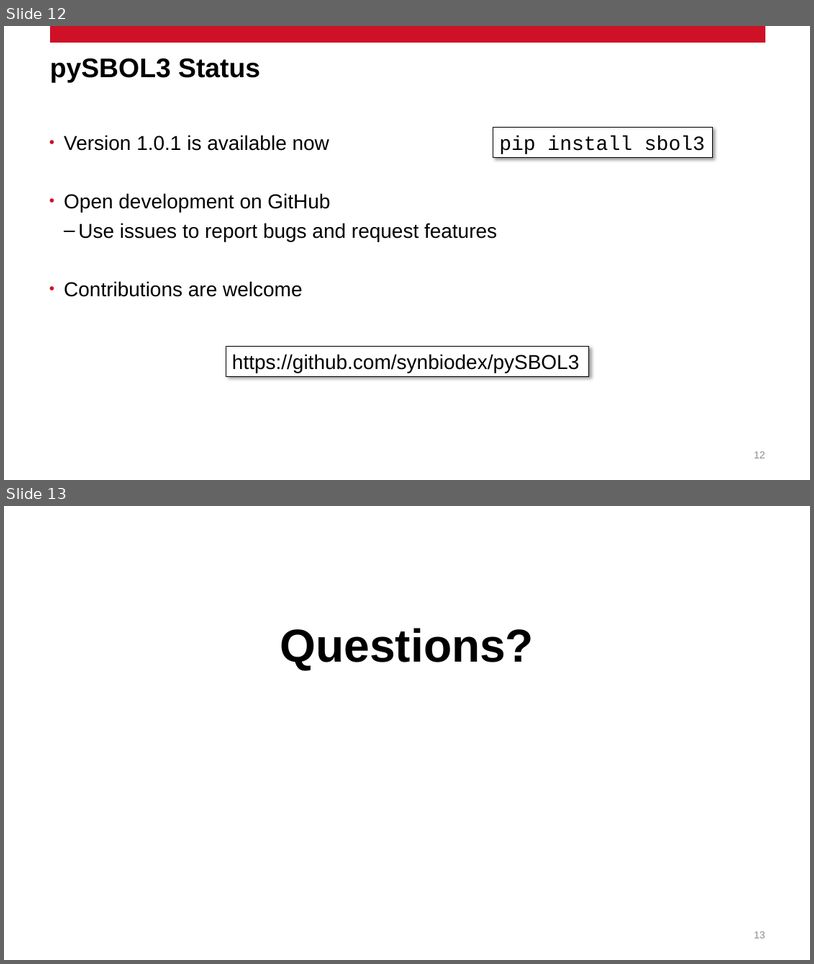
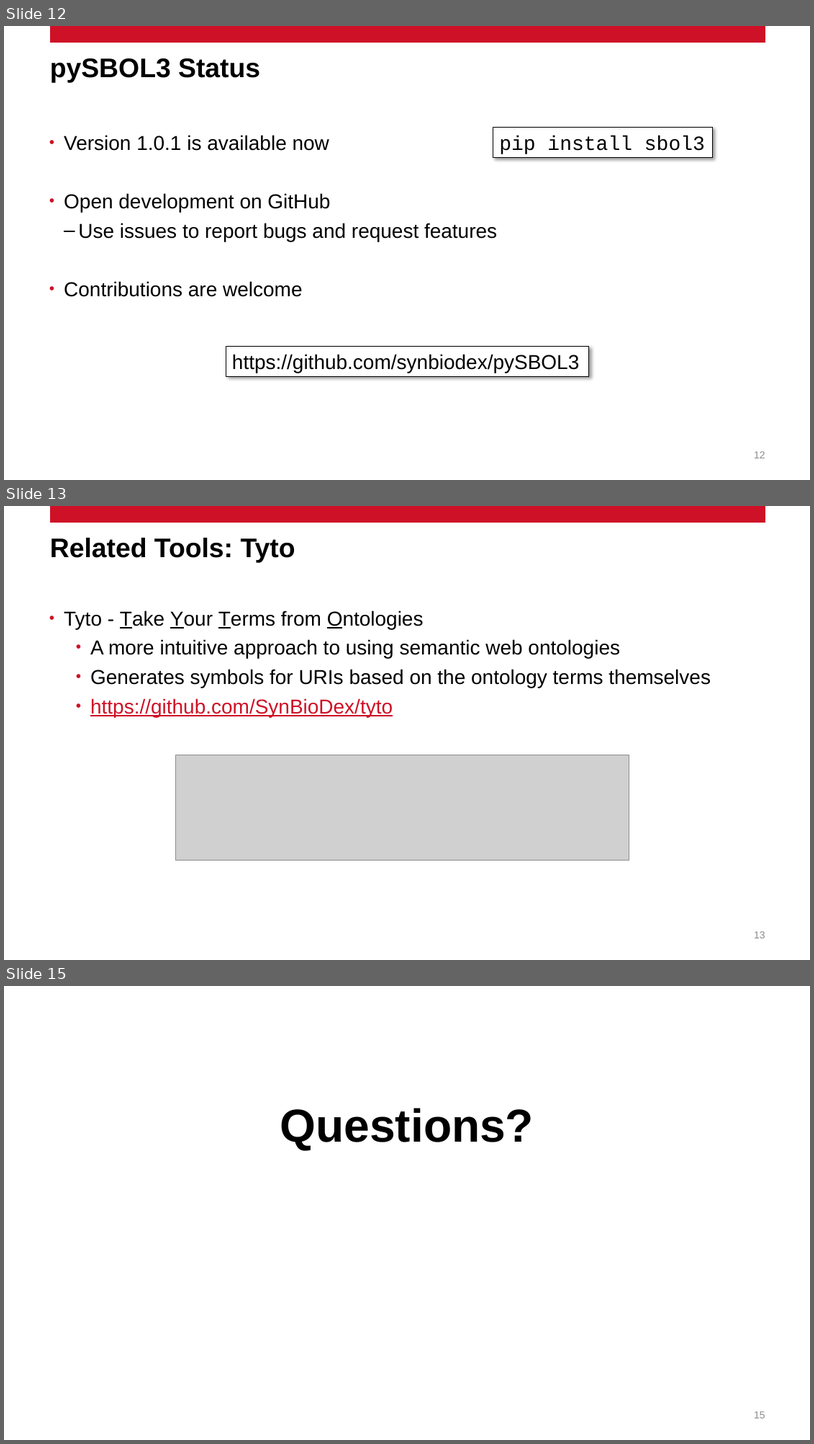
Before and after one commit to SynBioDex/Community-Media, a slide deck: 2022/IWBDA22/sbol3-workshop/pySBOL3-IWBDA-2022.pptx. Shown one above the other, each under a label of ours: slides 12 and 13 before the commit, slides 12, 13 and 15 after it; the slides between them are not shown. The pictures are 814x964 and 814x1444 pixels, drawn with LibreOffice and Linux fonts; fonts in the diff are those of the drawing; grey boxes stand for pictures; background and template pictures are left out. Boxes give left, top, right and bottom in pixels: in the first picture for what was removed or moved away, otherwise in the second. Text is boxed around its words. In the diff, an @@ line names an element or a change of style, - is before the commit and + after.

Commit message:
Add slides for Tyto and SBOL-utilities

```diff
--- a/2022/IWBDA22/sbol3-workshop/pySBOL3-IWBDA-2022.pptx
+++ b/2022/IWBDA22/sbol3-workshop/pySBOL3-IWBDA-2022.pptx
@@ slide 13 added at box(4, 506, 810, 960), background #FFFFFF; not listed: 1 template element that a slide beside it also shows @@
@@ title added at box(50, 538, 296, 563), 32 pt, text #000000, bold @@
+Related Tools: Tyto
@@ text added at box(64, 610, 711, 717), 24 pt, text #000000 @@
+• Tyto - Take Your Terms from Ontologies
+    • A more intuitive approach to using semantic web ontologies
+    • Generates symbols for URIs based on the ontology terms themselves
+    • https://github.com/SynBioDex/tyto
@@ picture added at box(176, 754, 630, 860) @@
@@ page number added at box(754, 931, 766, 938), 12 pt, text #8C8C8C @@
+13
@@ what was slide 13 is now slide 15 @@
@@ page number at box(754, 1411, 766, 1418): text changed @@
-13
+15
```
Also in this commit, not shown: 1 other slide added.
